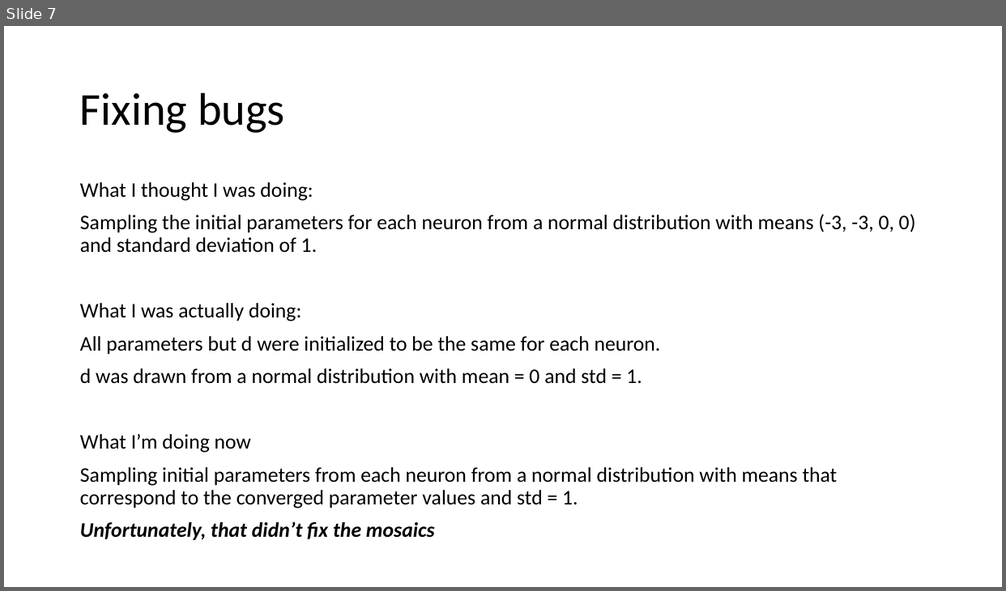
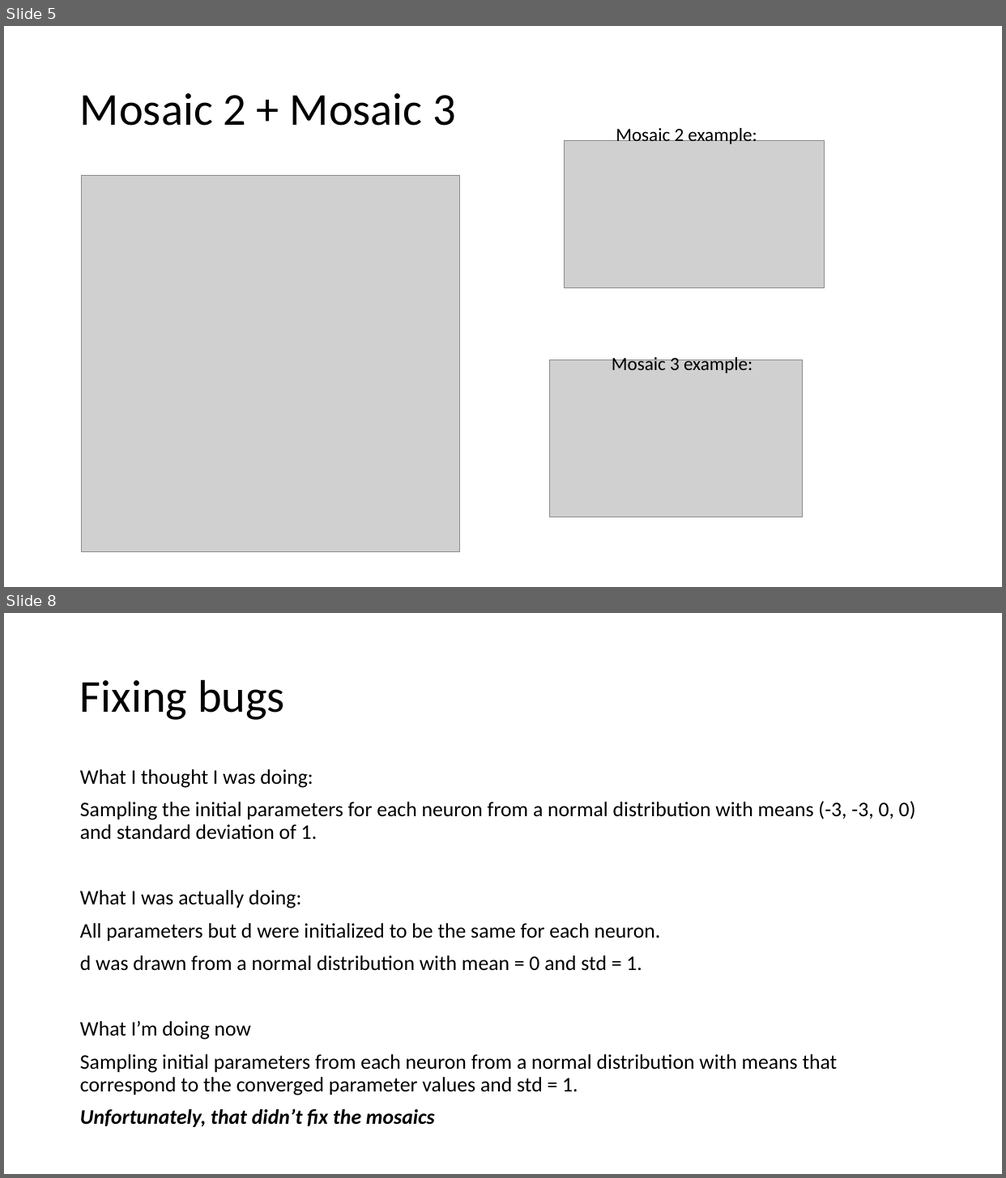
Before and after one commit to pearsonlab/efficientcodingcolor, a slide deck: Meetings/February_14th_2024.pptx. Shown one above the other, each under a label of ours: slide 7 before the commit, slides 5 and 8 after it; the slides between them are not shown. The pictures are 1006x591 and 1006x1178 pixels, drawn with LibreOffice and Linux fonts; fonts in the diff are those of the drawing; grey boxes stand for pictures. Boxes give left, top, right and bottom in pixels: in the first picture for what was removed or moved away, otherwise in the second. Text is boxed around its words. In the diff, an @@ line names an element or a change of style, - is before the commit and + after.

```diff
--- a/Meetings/February_14th_2024.pptx
+++ b/Meetings/February_14th_2024.pptx
@@ slide 5 added at (4,26,1002,587), background #FFFFFF @@
@@ title added at (80,93,456,126), 44 pt, text #000000 @@
+Mosaic 2 + Mosaic 3
@@ picture added at (564,140,824,288) @@
@@ text added at (616,126,756,144), 18 pt, text #000000 @@
+Mosaic 2 example:
@@ picture added at (82,176,460,552) @@
@@ picture added at (550,360,803,518) @@
@@ text added at (612,355,752,373), 18 pt, text #000000 @@
+Mosaic 3 example:
@@ what was slide 7 is now slide 8 @@
```
Also in this commit, not shown: 2 slides changed, 2 other slides added, 3 slides removed, 3 other files.
